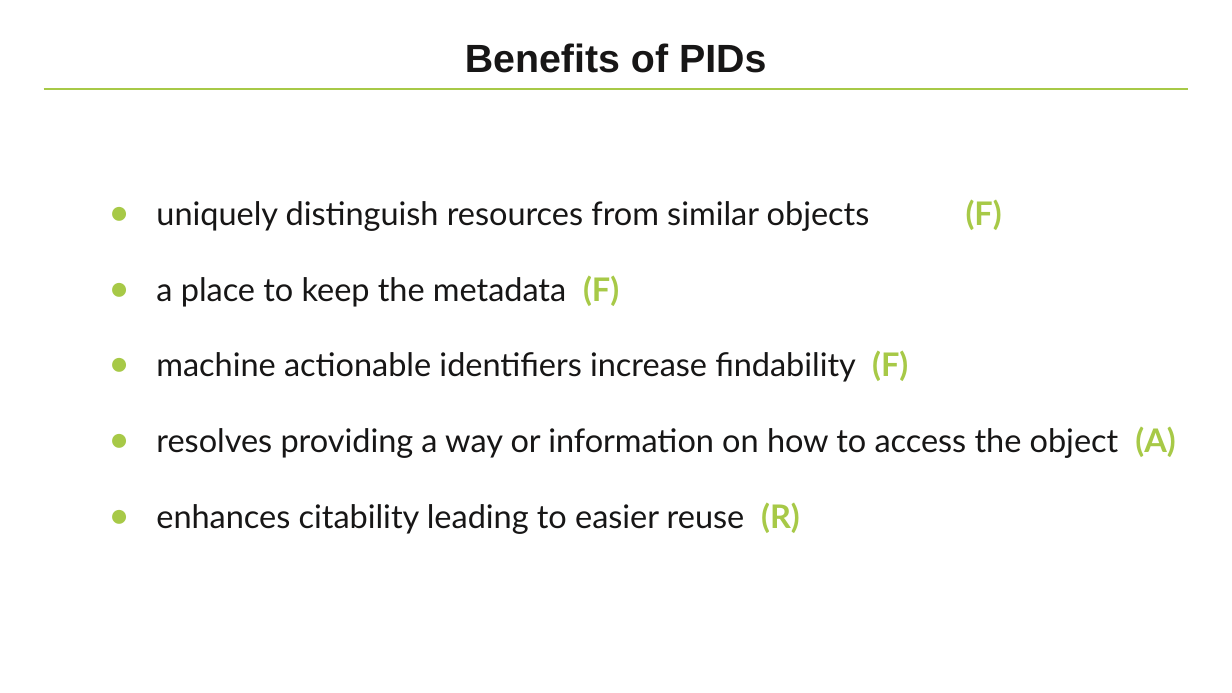
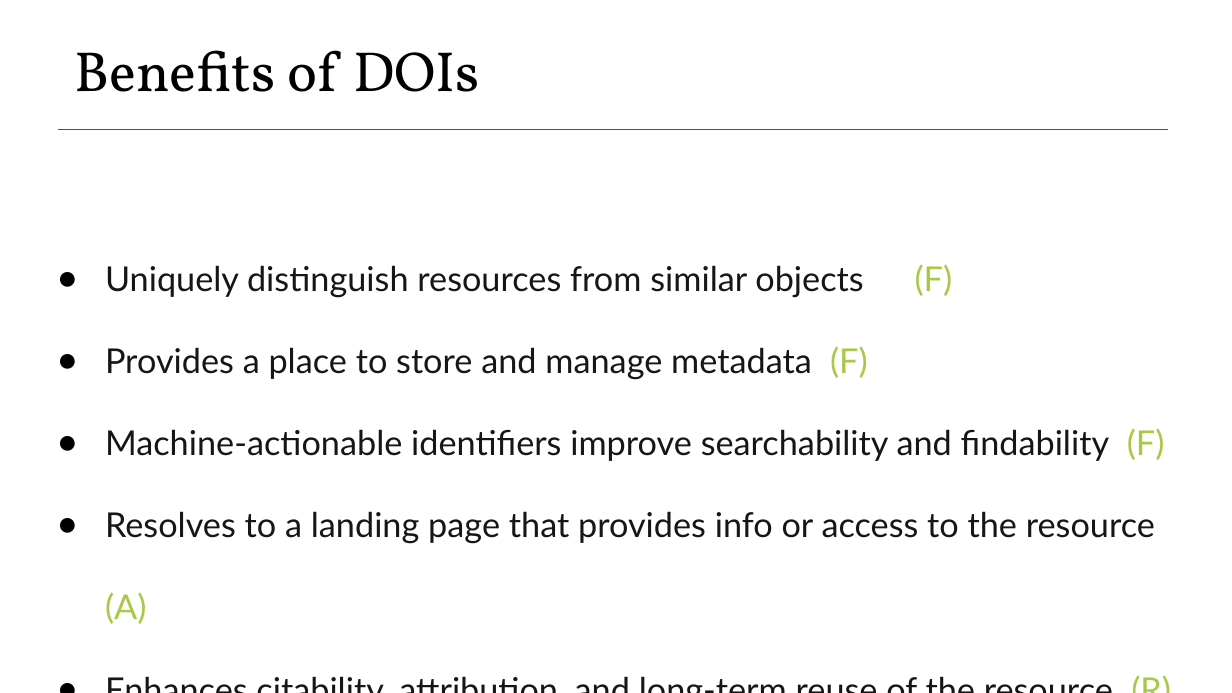
Before and after one commit to elixir-europe-training/ELIXIR-TrP-FAIR-Material-By-Design, a slide deck: slide 8 of docs/supplementary/presentations/ch_08_Unique_identifiers/Session 8 - Unique identifiers for training materials.pptx (slide 9 before the commit). Drawn at 1232x693 pixels with LibreOffice and Linux fonts; fonts in the diff are those of the drawing; background and template pictures are left out. Boxes give left, top, right and bottom in pixels: in the first picture for what was removed or moved away, otherwise in the second. Text is boxed around its words. In the diff, an @@ line names an element or a change of style, - is before the commit and + after.

```diff
--- a/docs/supplementary/presentations/ch_08_Unique_identifiers/Session 8 - Unique identifiers for training materials.pptx
+++ b/docs/supplementary/presentations/ch_08_Unique_identifiers/Session 8 - Unique identifiers for training materials.pptx
@@ text at bbox=[74, 50, 480, 92]: text changed; size 23 to 33 pt; font Arial to Vollkorn; text colour #171616 to #000000; bold off @@
-Benefits of PIDs
+Benefits of DOIs
@@ line removed from (43, 89) to (1189, 89) @@
@@ line added from (58, 129) to (1168, 129), #44546A 0.56 pt @@
@@ text at bbox=[105, 264, 1165, 544]: text changed; size 19 to 20 pt @@
-● uniquely distinguish resources from similar objects (F)
-● a place to keep the metadata (F)
-● machine actionable identifiers increase findability (F)
-● resolves providing a way or information on how to access the object (A)
-● enhances citability leading to easier reuse (R)
+● Uniquely distinguish resources from similar objects (F)
+● Provides a place to store and manage metadata (F)
+● Machine-actionable identifiers improve searchability and findability (F)
+● Resolves to a landing page that provides info or access to the resource (A)
+● Enhances citability, attribution, and long-term reuse of the resource (R)
```
Also in this commit, not shown: 11 other slides changed, 6 slides added, 4 slides removed, 3 other files.
